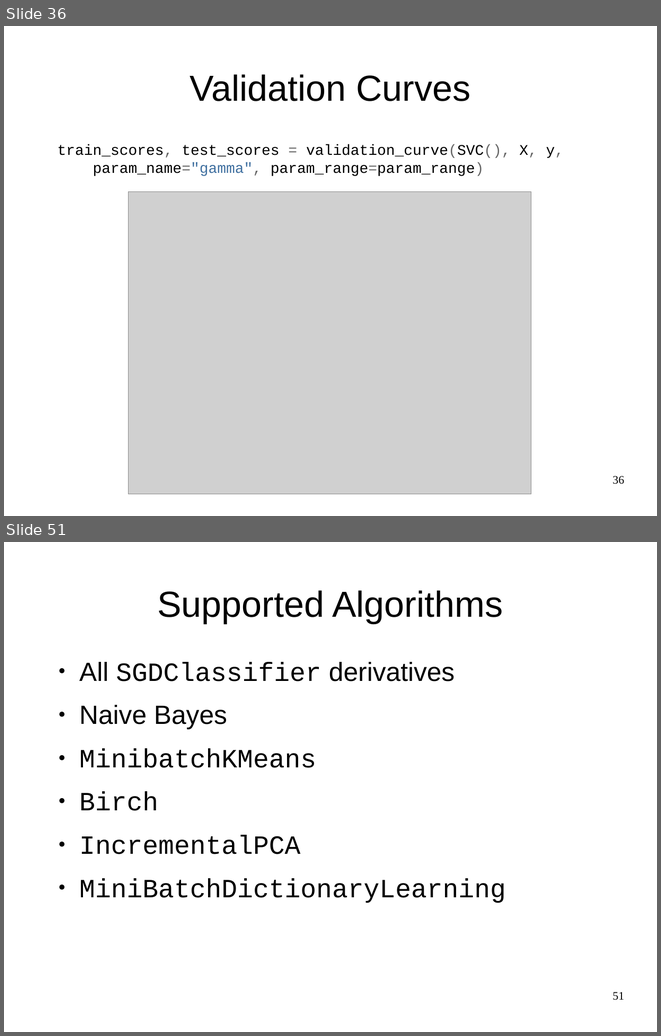
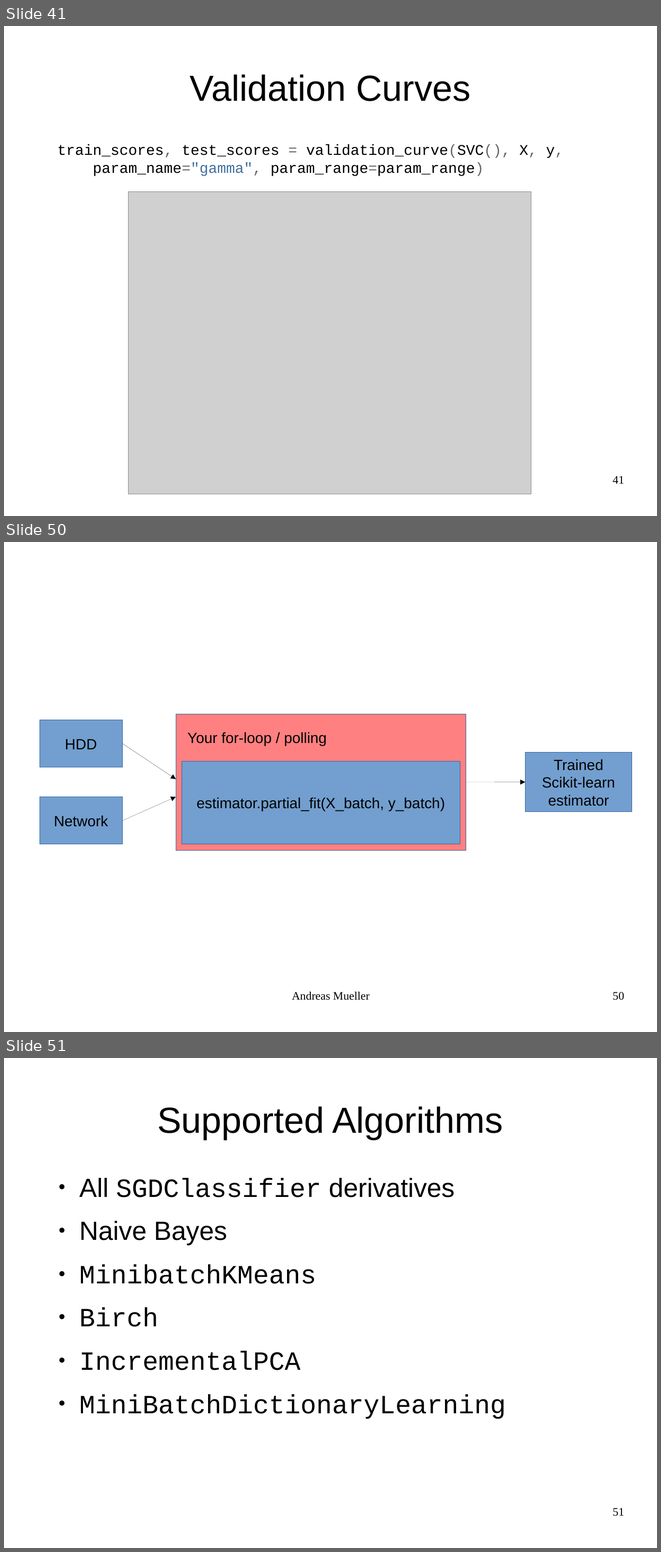
Before and after one commit to amueller/odscon-sf-2015, a slide deck: machine-learning-with-scikit-learn-odscon-SF-2015.odp. Shown one above the other, each under a label of ours: slides 36 and 51 before the commit, slides 41, 50 and 51 after it; the slides between them are not shown. The pictures are 661x1036 and 661x1552 pixels, drawn with LibreOffice and Linux fonts; fonts in the diff are those of the drawing; grey boxes stand for pictures. Boxes give left, top, right and bottom in pixels: in the first picture for what was removed or moved away, otherwise in the second. Text is boxed around its words. In the diff, an @@ line names an element or a change of style, - is before the commit and + after.

```diff
--- a/machine-learning-with-scikit-learn-odscon-SF-2015.odp
+++ b/machine-learning-with-scikit-learn-odscon-SF-2015.odp
@@ slide 50 added at bbox=[4, 542, 657, 1032], background #FFFFFF @@
@@ rectangle added at bbox=[176, 714, 466, 850], fill #FF8080, outline #3465A4 0 pt @@
@@ rectangle added at bbox=[40, 720, 123, 767], fill #729FCF, outline #3465A4 0 pt, 18 pt, text #000000 @@
+HDD
@@ text added at bbox=[187, 732, 327, 746], 18 pt, text #000000 @@
+Your for-loop / polling
@@ arrow added from (123, 743) to (176, 779), #000000 0 pt @@
@@ rectangle added at bbox=[182, 761, 460, 844], fill #729FCF, outline #3465A4 0 pt, 18 pt, text #000000 @@
+estimator.partial_fit(X_batch, y_batch)
@@ rectangle added at bbox=[526, 752, 632, 812], fill #729FCF, outline #3465A4 0 pt, 18 pt, text #000000 @@
+Trained
+Scikit-learn
+estimator
@@ arrow added from (466, 782) to (526, 782), #000000 0 pt @@
@@ rectangle added at bbox=[40, 797, 123, 844], fill #729FCF, outline #3465A4 0 pt, 18 pt, text #000000 @@
+Network
@@ arrow added from (123, 820) to (176, 797), #000000 0 pt @@
@@ text added at bbox=[292, 991, 370, 1000], 14 pt, text #000000 @@
+Andreas Mueller
@@ page number added at bbox=[612, 991, 624, 1000], 14 pt, text #000000 @@
+50
@@ what was slide 36 is now slide 41 @@
@@ page number at bbox=[612, 475, 624, 483]: text changed @@
-36
+41
```
Also in this commit, not shown: 7 slides changed, 15 other slides added, 17 slides removed, 1 other file.
